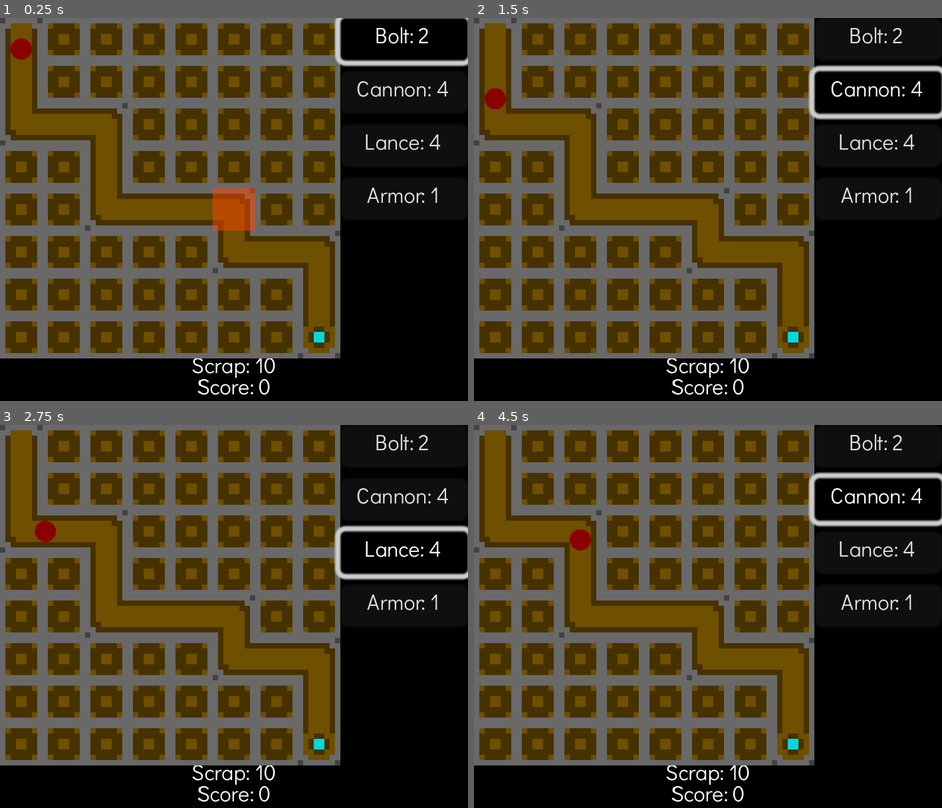
Above: before the commit, frames 1-4 (two rows, left to right).
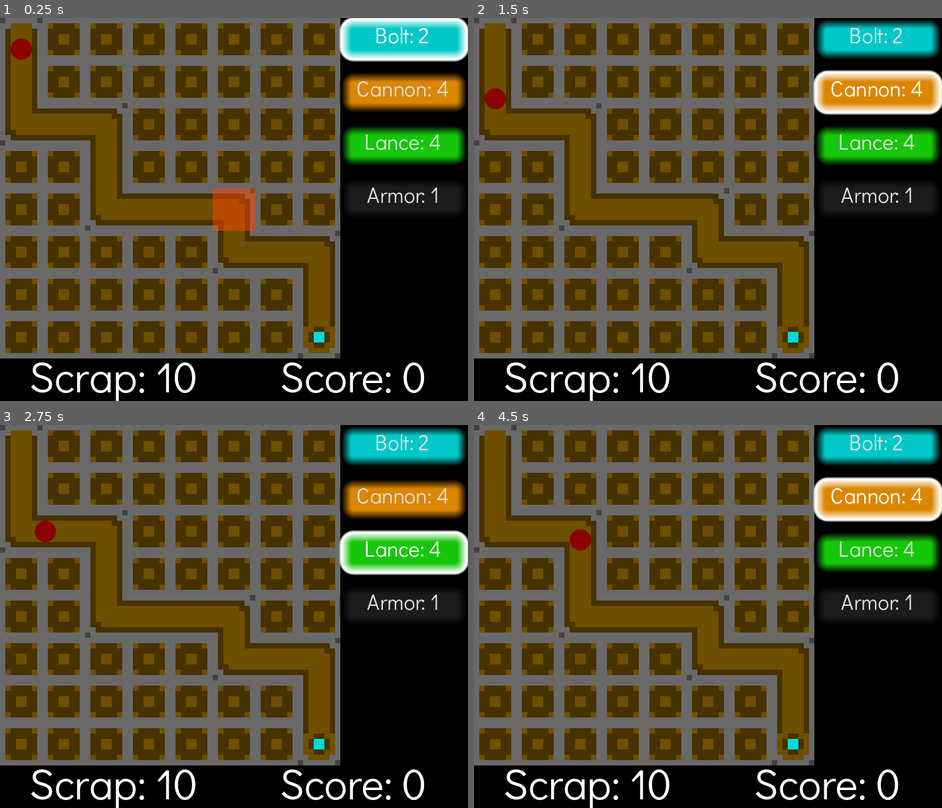
Above: after the commit, the same moments.

Repository: the-alex-g/LD53
Game: Godot game, scene res://main/main.tscn
The game is run twice, just before and just after one commit, with the same random seed, the same clock (stepped at 60 frames per second) and the same inputs.
Inputs:
- Up to frame 1 (0.25 s): no input
- Up to frame 2 (1.5 s): click "Bolt: 2" at 0.5 s; click "Cannon: 4" at 1.25 s
- Up to frame 3 (2.75 s): click "Lance: 4" at 2 s
- Up to frame 4 (4.5 s): click "Armor: 1" at 2.75 s; click "Bolt: 2" at 3.5 s; click "Cannon: 4" at 4.25 s

The runs differ from the first frame. In frame 1, 9.9% of the frame differs, in the area x 6-100%, y 0-100%; in frame 2, 10%; in frame 3, 10%; in frame 4, 10%.

Commit message:
Style the buttons and panels

Diff:
--- a/project/main/hud.gd
+++ b/project/main/hud.gd
@@ -5,8 +5,8 @@
 
 var _score := 0
 
-@onready var _scrap_label : Label = $Control/ScrapLabel
-@onready var _score_label : Label = $Control/ScoreLabel
+@onready var _scrap_label : Label = $Control/HBoxContainer/ScrapLabel
+@onready var _score_label : Label = $Control/HBoxContainer/ScoreLabel
 @onready var _bolt_button : Button = $TowerTypes/Bolt
 @onready var _cannon_button : Button = $TowerTypes/Cannon
 @onready var _lance_button : Button = $TowerTypes/Lance
--- a/project/main/hud.tscn
+++ b/project/main/hud.tscn
@@ -1,7 +1,165 @@
-[gd_scene load_steps=4 format=3 uid="uid://bhl6y75dnwpbg"]
+[gd_scene load_steps=17 format=3 uid="uid://bhl6y75dnwpbg"]
 
 [ext_resource type="Script" path="res://main/hud.gd" id="1_hukr5"]
 [ext_resource type="Theme" uid="uid://qfchrmm601e2" path="res://resources/theme.tres" id="1_husl3"]
+
+[sub_resource type="LabelSettings" id="LabelSettings_b06vr"]
+
+[sub_resource type="StyleBoxFlat" id="StyleBoxFlat_vea3c"]
+bg_color = Color(0, 0.784314, 0.784314, 1)
+border_width_left = 4
+border_width_top = 4
+border_width_right = 4
+border_width_bottom = 4
+border_color = Color(0, 0, 0, 1)
+border_blend = true
+corner_radius_top_left = 4
+corner_radius_top_right = 4
+corner_radius_bottom_right = 4
+corner_radius_bottom_left = 4
+
+[sub_resource type="StyleBoxFlat" id="StyleBoxFlat_q741r"]
+bg_color = Color(0, 1, 1, 1)
+border_width_left = 4
+border_width_top = 4
+border_width_right = 4
+border_width_bottom = 4
+border_color = Color(0, 0, 0, 1)
+border_blend = true
+corner_radius_top_left = 4
+corner_radius_top_right = 4
+corner_radius_bottom_right = 4
+corner_radius_bottom_left = 4
+
+[sub_resource type="StyleBoxFlat" id="StyleBoxFlat_08qxe"]
+bg_color = Color(0, 0.694118, 0.694118, 1)
+border_width_left = 4
+border_width_top = 4
+border_width_right = 4
+border_width_bottom = 4
+border_color = Color(1, 1, 1, 1)
+border_blend = true
+corner_radius_top_left = 4
+corner_radius_top_right = 4
+corner_radius_bottom_right = 4
+corner_radius_bottom_left = 4
+
+[sub_resource type="StyleBoxFlat" id="StyleBoxFlat_liy60"]
+bg_color = Color(0, 0.784314, 0.784314, 1)
+border_width_left = 4
+border_width_top = 4
+border_width_right = 4
+border_width_bottom = 4
+border_color = Color(1, 1, 1, 1)
+border_blend = true
+corner_radius_top_left = 4
+corner_radius_top_right = 4
+corner_radius_bottom_right = 4
+corner_radius_bottom_left = 4
+
+[sub_resource type="StyleBoxFlat" id="StyleBoxFlat_u5gtk"]
+bg_color = Color(0.858824, 0.52549, 0, 1)
+border_width_left = 4
+border_width_top = 4
+border_width_right = 4
+border_width_bottom = 4
+border_color = Color(0, 0, 0, 1)
+border_blend = true
+corner_radius_top_left = 4
+corner_radius_top_right = 4
+corner_radius_bottom_right = 4
+corner_radius_bottom_left = 4
+
+[sub_resource type="StyleBoxFlat" id="StyleBoxFlat_c34c1"]
+bg_color = Color(1, 0.615686, 0, 1)
+border_width_left = 4
+border_width_top = 4
+border_width_right = 4
+border_width_bottom = 4
+border_color = Color(0, 0, 0, 1)
+border_blend = true
+corner_radius_top_left = 4
+corner_radius_top_right = 4
+corner_radius_bottom_right = 4
+corner_radius_bottom_left = 4
+
+[sub_resource type="StyleBoxFlat" id="StyleBoxFlat_abp04"]
+bg_color = Color(0.596078, 0.356863, 0, 1)
+border_width_left = 4
+border_width_top = 4
+border_width_right = 4
+border_width_bottom = 4
+border_color = Color(1, 1, 1, 1)
+border_blend = true
+corner_radius_top_left = 4
+corner_radius_top_right = 4
+corner_radius_bottom_right = 4
+corner_radius_bottom_left = 4
+
+[sub_resource type="StyleBoxFlat" id="StyleBoxFlat_msbok"]
+bg_color = Color(0.858824, 0.52549, 0, 1)
+border_width_left = 4
+border_width_top = 4
+border_width_right = 4
+border_width_bottom = 4
+border_color = Color(1, 1, 1, 1)
+border_blend = true
+corner_radius_top_left = 4
+corner_radius_top_right = 4
+corner_radius_bottom_right = 4
+corner_radius_bottom_left = 4
+
+[sub_resource type="StyleBoxFlat" id="StyleBoxFlat_4ppjk"]
+bg_color = Color(0.0823529, 0.776471, 0.0431373, 1)
+border_width_left = 4
+border_width_top = 4
+border_width_right = 4
+border_width_bottom = 4
+border_color = Color(0, 0, 0, 1)
+border_blend = true
+corner_radius_top_left = 4
+corner_radius_top_right = 4
+corner_radius_bottom_right = 4
+corner_radius_bottom_left = 4
+
+[sub_resource type="StyleBoxFlat" id="StyleBoxFlat_h0ftt"]
+bg_color = Color(0.0980392, 0.92549, 0.0470588, 1)
+border_width_left = 4
+border_width_top = 4
+border_width_right = 4
+border_width_bottom = 4
+border_color = Color(0, 0, 0, 1)
+border_blend = true
+corner_radius_top_left = 4
+corner_radius_top_right = 4
+corner_radius_bottom_right = 4
+corner_radius_bottom_left = 4
+
+[sub_resource type="StyleBoxFlat" id="StyleBoxFlat_qgugh"]
+bg_color = Color(0.0588235, 0.6, 0.0313726, 1)
+border_width_left = 4
+border_width_top = 4
+border_width_right = 4
+border_width_bottom = 4
+border_color = Color(1, 1, 1, 1)
+border_blend = true
+corner_radius_top_left = 4
+corner_radius_top_right = 4
+corner_radius_bottom_right = 4
+corner_radius_bottom_left = 4
+
+[sub_resource type="StyleBoxFlat" id="StyleBoxFlat_gn8fc"]
+bg_color = Color(0.0823529, 0.776471, 0.0431373, 1)
+border_width_left = 4
+border_width_top = 4
+border_width_right = 4
+border_width_bottom = 4
+border_color = Color(1, 1, 1, 1)
+border_blend = true
+corner_radius_top_left = 4
+corner_radius_top_right = 4
+corner_radius_bottom_right = 4
+corner_radius_bottom_left = 4
 
 [sub_resource type="LabelSettings" id="LabelSettings_rfsku"]
 
@@ -19,24 +177,28 @@
 grow_vertical = 0
 theme = ExtResource("1_husl3")
 
-[node name="ScrapLabel" type="Label" parent="Control"]
+[node name="HBoxContainer" type="HBoxContainer" parent="Control"]
 layout_mode = 1
-anchors_preset = 10
-anchor_right = 1.0
-offset_bottom = 6.0
-grow_horizontal = 2
-horizontal_alignment = 1
-clip_text = true
-
-[node name="ScoreLabel" type="Label" parent="Control"]
-layout_mode = 1
-anchors_preset = 12
-anchor_top = 1.0
+anchors_preset = 15
 anchor_right = 1.0
 anchor_bottom = 1.0
-offset_top = -6.0
-grow_horizontal = 2
-grow_vertical = 0
+grow_horizontal = 2
+grow_vertical = 2
+alignment = 1
+
+[node name="ScrapLabel" type="Label" parent="Control/HBoxContainer"]
+layout_mode = 2
+size_flags_horizontal = 3
+text = "Placeholder"
+label_settings = SubResource("LabelSettings_b06vr")
+horizontal_alignment = 1
+clip_text = true
+
+[node name="ScoreLabel" type="Label" parent="Control/HBoxContainer"]
+layout_mode = 2
+size_flags_horizontal = 3
+text = "Placeholder"
+label_settings = SubResource("LabelSettings_b06vr")
 horizontal_alignment = 1
 
 [node name="TowerTypes" type="VBoxContainer" parent="."]
@@ -51,16 +213,28 @@
 
 [node name="Bolt" type="Button" parent="TowerTypes"]
 layout_mode = 2
+theme_override_styles/normal = SubResource("StyleBoxFlat_vea3c")
+theme_override_styles/hover = SubResource("StyleBoxFlat_q741r")
+theme_override_styles/pressed = SubResource("StyleBoxFlat_08qxe")
+theme_override_styles/focus = SubResource("StyleBoxFlat_liy60")
 toggle_mode = true
 text = "Bolt: 2"
 
 [node name="Cannon" type="Button" parent="TowerTypes"]
 layout_mode = 2
+theme_override_styles/normal = SubResource("StyleBoxFlat_u5gtk")
+theme_override_styles/hover = SubResource("StyleBoxFlat_c34c1")
+theme_override_styles/pressed = SubResource("StyleBoxFlat_abp04")
+theme_override_styles/focus = SubResource("StyleBoxFlat_msbok")
 toggle_mode = true
 text = "Cannon: 4"
 
 [node name="Lance" type="Button" parent="TowerTypes"]
 layout_mode = 2
+theme_override_styles/normal = SubResource("StyleBoxFlat_4ppjk")
+theme_override_styles/hover = SubResource("StyleBoxFlat_h0ftt")
+theme_override_styles/pressed = SubResource("StyleBoxFlat_qgugh")
+theme_override_styles/focus = SubResource("StyleBoxFlat_gn8fc")
 toggle_mode = true
 text = "Lance: 4"
 
--- a/project/main/main.tscn
+++ b/project/main/main.tscn
@@ -55,7 +55,7 @@
 [node name="Main" type="Node2D"]
 script = ExtResource("1_fu7l2")
 
-[node name="ColorRect" type="ColorRect" parent="."]
+[node name="Background" type="ColorRect" parent="."]
 offset_right = 195.0
 offset_bottom = 154.0
 color = Color(0, 0, 0, 1)
--- a/project/menu/main_menu.tscn
+++ b/project/menu/main_menu.tscn
@@ -30,7 +30,7 @@
 offset_top = 16.0
 offset_bottom = 38.0
 grow_horizontal = 2
-text = "This be GAME"
+text = "Here be a Game!"
 label_settings = SubResource("LabelSettings_uair4")
 horizontal_alignment = 1
 
--- a/project/resources/theme.tres
+++ b/project/resources/theme.tres
@@ -1,8 +1,78 @@
-[gd_resource type="Theme" load_steps=2 format=3 uid="uid://qfchrmm601e2"]
+[gd_resource type="Theme" load_steps=7 format=3 uid="uid://qfchrmm601e2"]
 
 [ext_resource type="FontVariation" uid="uid://cnlirrjgn6nu4" path="res://resources/no_line_space.tres" id="1_kk6vy"]
+
+[sub_resource type="StyleBoxFlat" id="StyleBoxFlat_0ud0n"]
+bg_color = Color(0.109804, 0.109804, 0.109804, 1)
+border_width_left = 4
+border_width_top = 4
+border_width_right = 4
+border_width_bottom = 4
+border_color = Color(0, 0, 0, 1)
+border_blend = true
+corner_radius_top_left = 4
+corner_radius_top_right = 4
+corner_radius_bottom_right = 4
+corner_radius_bottom_left = 4
+
+[sub_resource type="StyleBoxFlat" id="StyleBoxFlat_jwhwj"]
+bg_color = Color(0.188235, 0.188235, 0.188235, 1)
+border_width_left = 4
+border_width_top = 4
+border_width_right = 4
+border_width_bottom = 4
+border_color = Color(0, 0, 0, 1)
+border_blend = true
+corner_radius_top_left = 4
+corner_radius_top_right = 4
+corner_radius_bottom_right = 4
+corner_radius_bottom_left = 4
+
+[sub_resource type="StyleBoxFlat" id="StyleBoxFlat_afuw6"]
+bg_color = Color(0.109804, 0.109804, 0.109804, 1)
+border_width_left = 4
+border_width_top = 4
+border_width_right = 4
+border_width_bottom = 4
+border_color = Color(0, 0, 0, 1)
+border_blend = true
+corner_radius_top_left = 4
+corner_radius_top_right = 4
+corner_radius_bottom_right = 4
+corner_radius_bottom_left = 4
+
+[sub_resource type="StyleBoxFlat" id="StyleBoxFlat_n12re"]
+bg_color = Color(0, 0, 0, 1)
+border_width_left = 4
+border_width_top = 4
+border_width_right = 4
+border_width_bottom = 4
+border_color = Color(0.0745098, 0.0745098, 0.0745098, 1)
+border_blend = true
+corner_radius_top_left = 4
+corner_radius_top_right = 4
+corner_radius_bottom_right = 4
+corner_radius_bottom_left = 4
+
+[sub_resource type="StyleBoxFlat" id="StyleBoxFlat_uigs8"]
+bg_color = Color(0.321569, 0.227451, 0, 1)
+border_width_left = 4
+border_width_top = 4
+border_width_right = 4
+border_width_bottom = 4
+border_color = Color(0, 0, 0, 1)
+border_blend = true
+corner_radius_top_left = 4
+corner_radius_top_right = 4
+corner_radius_bottom_right = 4
+corner_radius_bottom_left = 4
 
 [resource]
 default_font = ExtResource("1_kk6vy")
 default_font_size = 8
+Button/styles/focus = SubResource("StyleBoxFlat_0ud0n")
+Button/styles/hover = SubResource("StyleBoxFlat_jwhwj")
+Button/styles/normal = SubResource("StyleBoxFlat_afuw6")
+Button/styles/pressed = SubResource("StyleBoxFlat_n12re")
 Label/constants/line_spacing = 0
+Panel/styles/panel = SubResource("StyleBoxFlat_uigs8")
